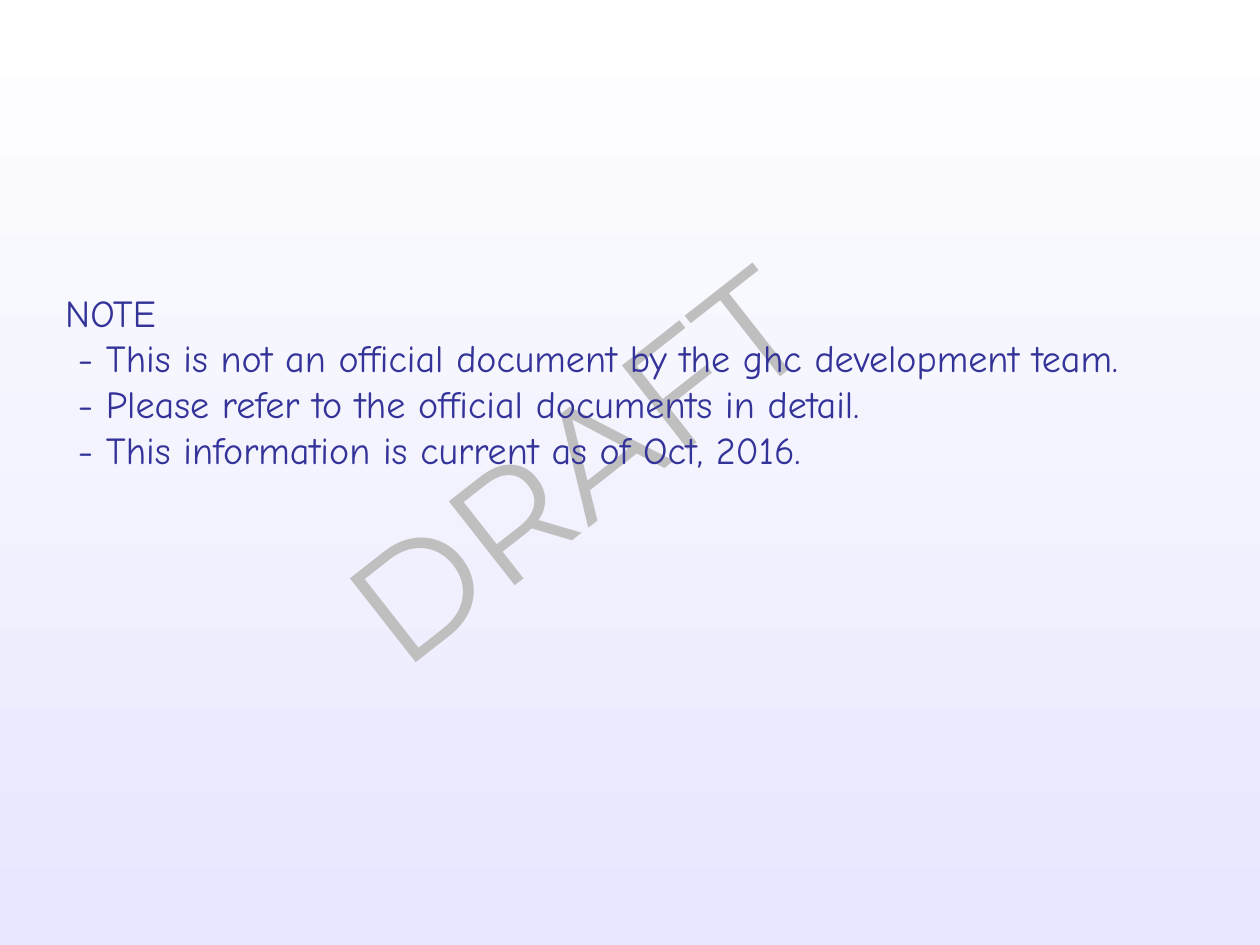
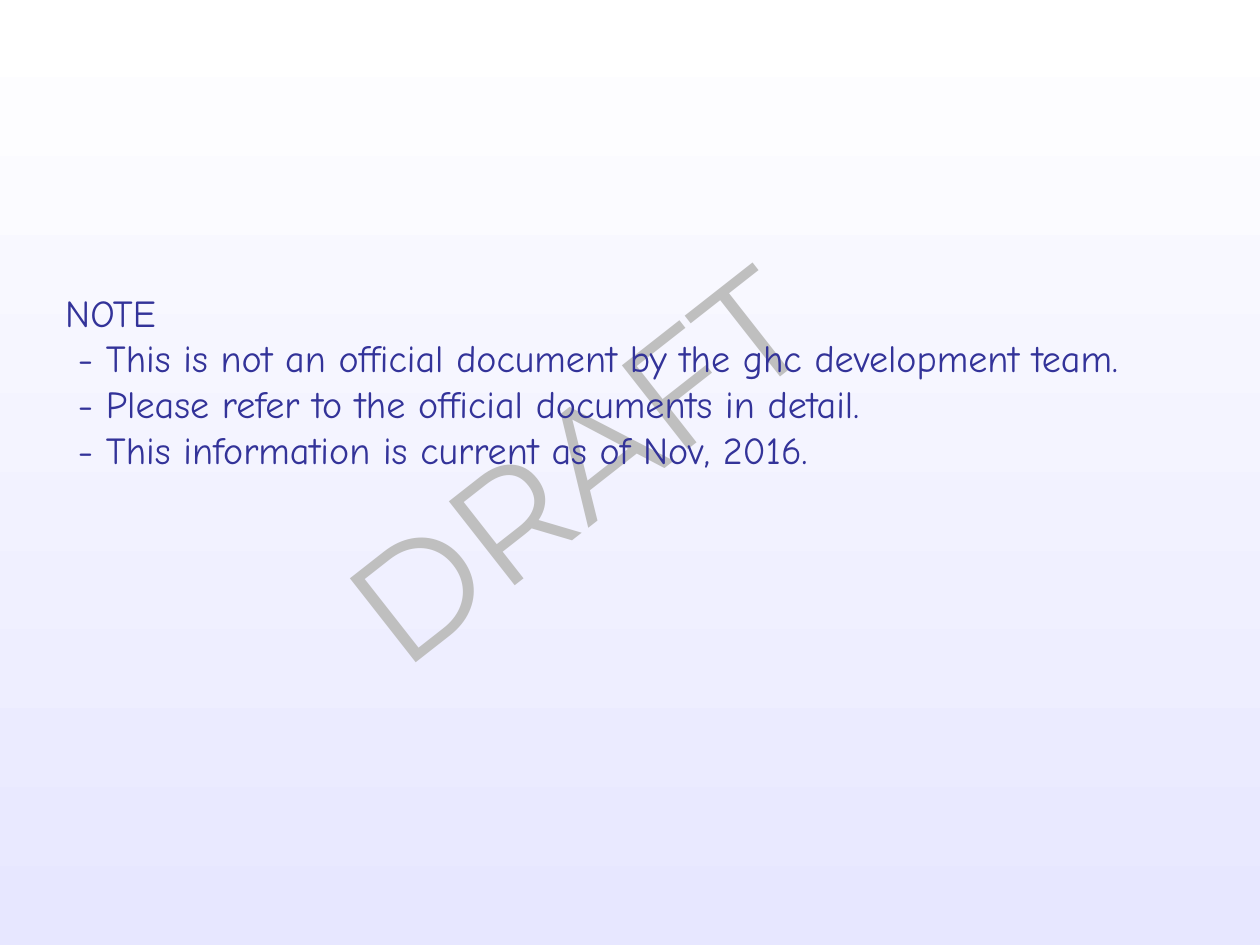
Before and after one commit to takenobu-hs/ghc-development-flow, a slide deck: slide 2 of src/ghc_development_flow.pptx. Drawn at 1260x945 pixels with LibreOffice and Linux fonts; fonts in the diff are those of the drawing. Boxes give left, top, right and bottom in pixels: in the first picture for what was removed or moved away, otherwise in the second. Text is boxed around its words. In the diff, an @@ line names an element or a change of style, - is before the commit and + after.

```diff
--- a/src/ghc_development_flow.pptx
+++ b/src/ghc_development_flow.pptx
@@ text at bbox=[106, 431, 808, 476]: text changed @@
-- This information is current as of Oct, 2016.
+- This information is current as of Nov, 2016.
```
Also in this commit, not shown: 8 other slides changed, 6 slides added, 1 other file.
